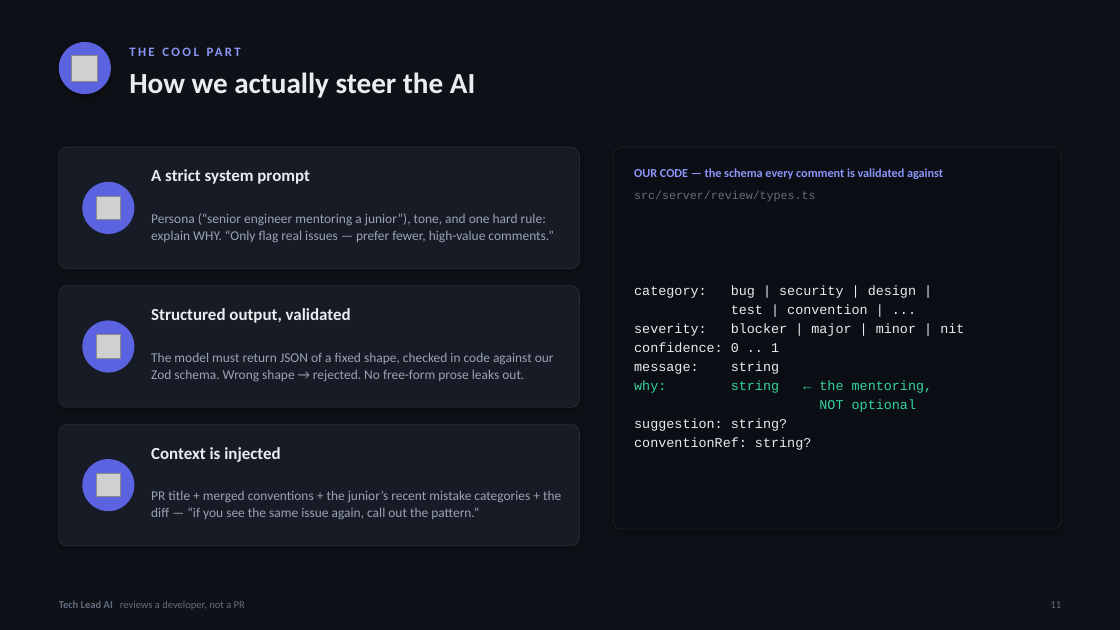
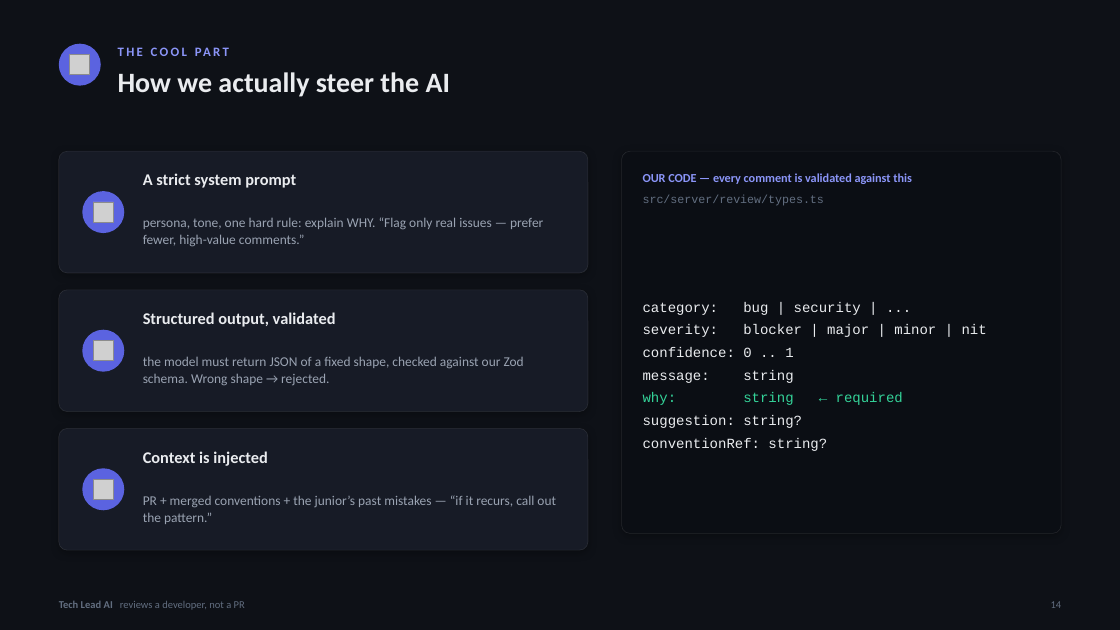
Before and after one commit to TechLead-AI/techlead-ai, a slide deck: slide 14 of TechLead2.pptx (slide 11 before the commit). Drawn at 1120x630 pixels with LibreOffice and Linux fonts; fonts in the diff are those of the drawing; grey boxes stand for pictures. Boxes give left, top, right and bottom in pixels: in the first picture for what was removed or moved away, otherwise in the second. Text is boxed around its words. In the diff, an @@ line names an element or a change of style, - is before the commit and + after.

```diff
--- a/TechLead2.pptx
+++ b/TechLead2.pptx
@@ ellipse: place and size @@
-ellipse at (59,42,111,94)
+ellipse at (59,44,101,86)
@@ ellipse at (59,44,101,86): shadow off @@
@@ picture: place and size @@
-picture at (71,55,97,82)
+picture at (70,55,90,75)
@@ text "THE COOL PART": place and size @@
-text "THE COOL PART" at (129,40,1054,62)
+text "THE COOL PART" at (118,40,1042,62)
@@ text "How we actually steer the ...": place and size @@
-text "How we actually steer the ..." at (129,72,475,98)
+text "How we actually steer the ..." at (118,72,450,97)
@@ text "How we actually steer the ..." at (118,72,450,97): size 25 to 24 pt @@
@@ rounded rectangle: place and size @@
-rounded rectangle at (59,147,580,269)
+rounded rectangle at (59,151,588,273)
@@ size 14.5 to 14 pt in 3 elements at (143,312,336,327), (143,451,267,466), (143,173,296,188) @@
@@ text "A strict system prompt": place and size @@
-text "A strict system prompt" at (151,169,310,184)
+text "A strict system prompt" at (143,173,296,188)
@@ rounded rectangle: place and size @@
-rounded rectangle at (613,147,1061,529)
+rounded rectangle at (622,151,1061,534)
@@ text at (643,173,912,184): text changed @@
-OUR CODE — the schema every comment is validated against
+OUR CODE — every comment is validated against this
@@ ellipse: place and size @@
-ellipse at (82,182,134,234)
+ellipse at (82,191,124,233)
@@ picture: place and size @@
-picture at (97,196,120,219)
+picture at (93,202,113,222)
@@ text "src/server/review/types.ts": place and size @@
-text "src/server/review/types.ts" at (634,190,815,201)
+text "src/server/review/types.ts" at (643,195,824,206)
@@ text at (143,217,543,246): text changed @@
-Persona (“senior engineer mentoring a junior”), tone, and one hard rule: explain WHY. “Only flag real issues — prefer fewer, high-value comments.”
+persona, tone, one hard rule: explain WHY. “Flag only real issues — prefer fewer, high-value comments.”
@@ text "category: bug | security | ...": place and size @@
-text "category: bug | security | ..." at (634,286,964,450)
+text "category: bug | security | ..." at (643,302,987,451)
@@ rounded rectangle: place and size @@
-rounded rectangle at (59,286,580,408)
+rounded rectangle at (59,290,588,412)
@@ ellipse: place and size @@
-ellipse at (82,320,134,372)
+ellipse at (82,329,124,371)
@@ text "Structured output, validated": place and size @@
-text "Structured output, validated" at (151,308,351,323)
+text "Structured output, validated" at (143,312,336,327)
@@ text at (643,302,861,315): text changed; size 11.5 to 12 pt @@
-category: bug | security | design |
-test | convention | ...
+category: bug | security | ...
@@ text at (643,324,987,451): size 11.5 to 12 pt in "severity: blocker | major | minor | ...", "confidence: 0 .. 1", "message: string", "suggestion: string?" and 1 more places; line spacing 1.18 to 1.35 @@
@@ picture: place and size @@
-picture at (97,334,120,358)
+picture at (93,340,113,360)
@@ text at (143,356,524,385): text changed @@
-The model must return JSON of a fixed shape, checked in code against our Zod schema. Wrong shape → rejected. No free-form prose leaks out.
+the model must return JSON of a fixed shape, checked against our Zod schema. Wrong shape → rejected.
@@ text at (643,392,903,405): text changed; size 11.5 to 12 pt @@
-why: string ← the mentoring,
-NOT optional
+why: string ← required
@@ rounded rectangle: place and size @@
-rounded rectangle at (59,424,580,546)
+rounded rectangle at (59,429,588,550)
@@ text "Context is injected": place and size @@
-text "Context is injected" at (151,447,280,462)
+text "Context is injected" at (143,451,267,466)
@@ ellipse: place and size @@
-ellipse at (82,459,134,511)
+ellipse at (82,469,124,511)
@@ picture: place and size @@
-picture at (97,473,120,497)
+picture at (93,480,113,500)
@@ text at (143,495,556,524): text changed @@
-PR title + merged conventions + the junior’s recent mistake categories + the diff — “if you see the same issue again, call out the pattern.”
+PR + merged conventions + the junior’s past mistakes — “if it recurs, call out the pattern.”
@@ text at (1051,601,1062,608): text changed @@
-11
+14
```
Also in this commit, not shown: 17 other slides changed, 2 slides added, 3 slides removed.
